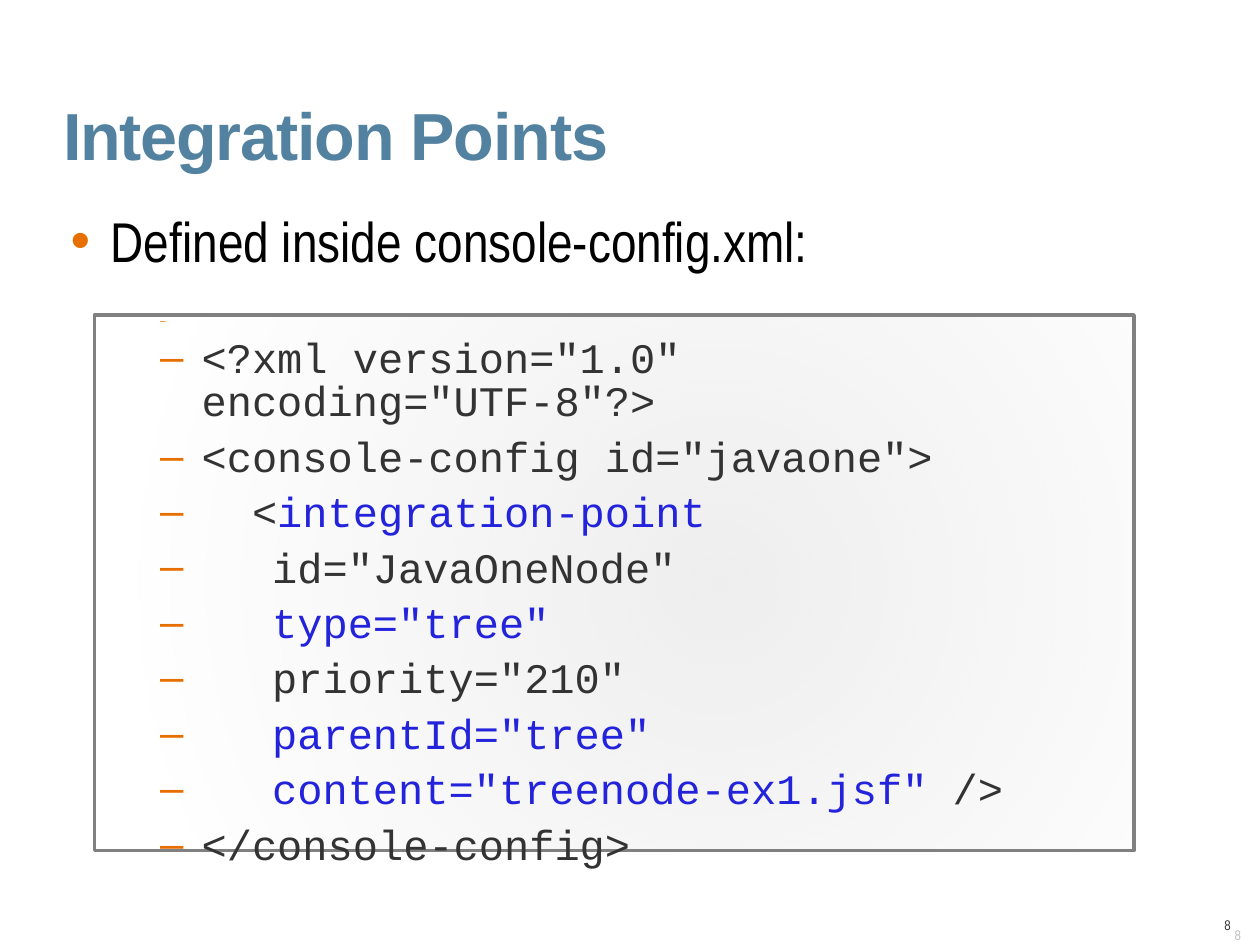
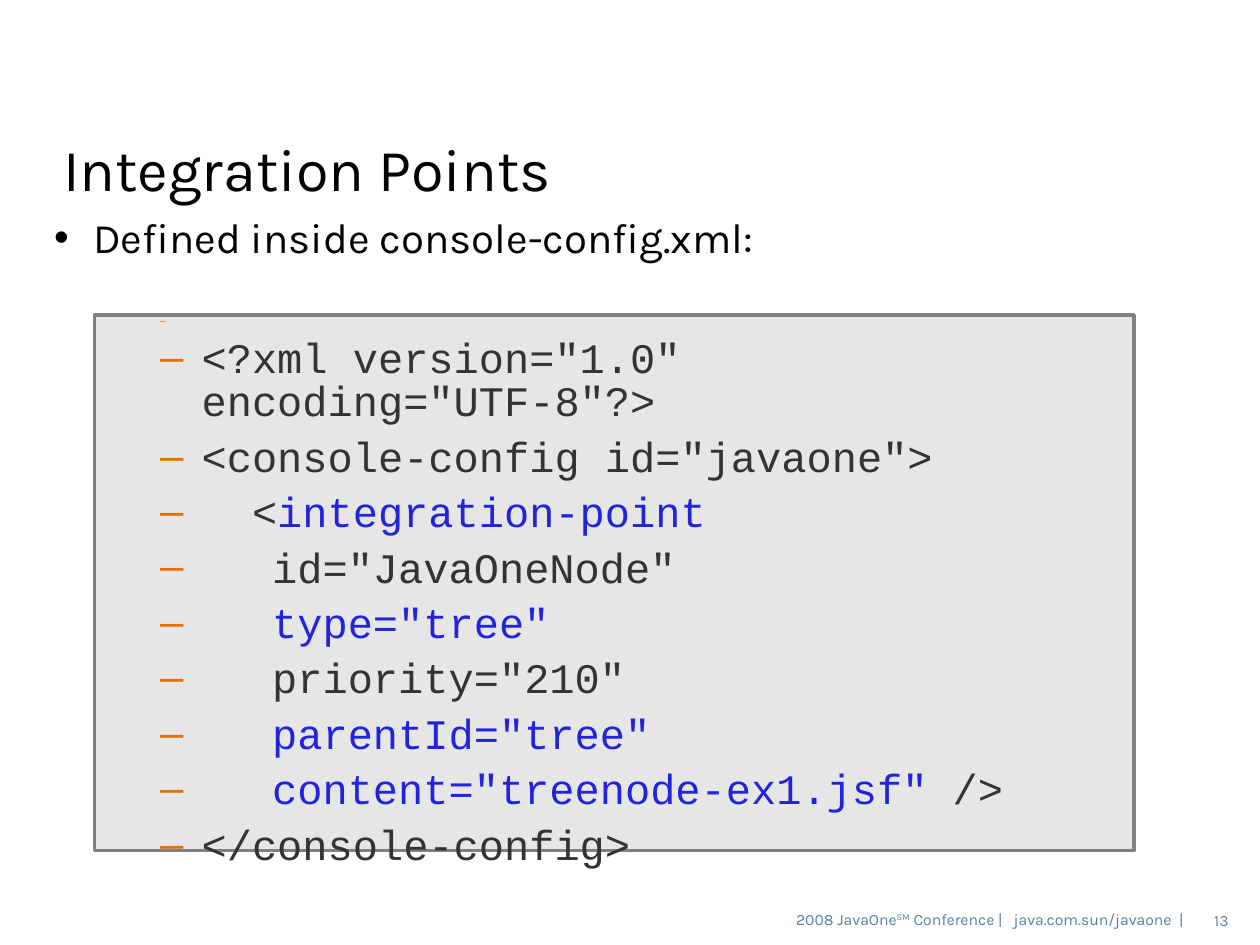
Before and after one commit to dmatej/Glassfish-SVN-Patched, a slide deck: slide 13 of v3/admingui/j1plugin/gfplugin/4520_gfplugin.odp (slide 8 before the commit). Drawn at 1260x945 pixels with LibreOffice and Linux fonts; fonts in the diff are those of the drawing; background and template pictures are left out. Boxes give left, top, right and bottom in pixels: in the first picture for what was removed or moved away, otherwise in the second. Text is boxed around its words. In the diff, an @@ line names an element or a change of style, - is before the commit and + after.

```diff
--- a/v3/admingui/j1plugin/gfplugin/4520_gfplugin.odp
+++ b/v3/admingui/j1plugin/gfplugin/4520_gfplugin.odp
@@ title "Integration Points" at (63,150,551,205): size 38 to 34 pt, font Arial to Karla, text colour #5382A1 to #000000, letter spacing -0.7 to 0 pt, bold off; line spacing 0.9 to 0.85; vertical alignment top to middle @@
@@ text "Defined inside console-config.xml:" at (93,224,753,264): size 32 to 24 pt, font Arial Narrow to Karla; indent changed; line spacing 0.85 to 0.9; less space between paragraphs @@
@@ rectangle "<?xml version="1.0" encoding="UTF-8"?>" at (94,315,1134,850): fill gradient #E6E6E6 to #E6E6E6 @@
@@ text added at (796,913,1172,929), 9 pt, text #5382A1 @@
+2008 JavaOneSM Conference | java.com.sun/javaone |
@@ page number added at (1214,916,1228,926), 9 pt, text #5483A1 @@
+13
@@ page number removed at (1224,920,1230,930) @@
-8
```
Also in this commit, not shown: 27 other slides changed, 10 slides added, 1 slide removed.
